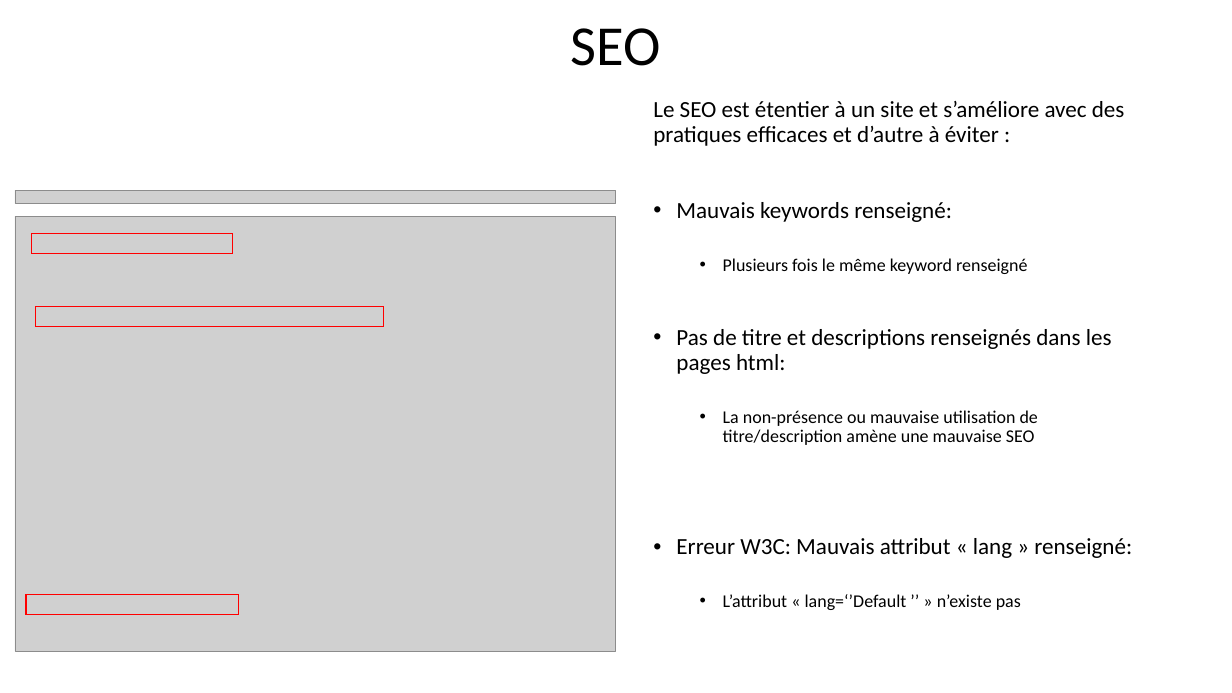
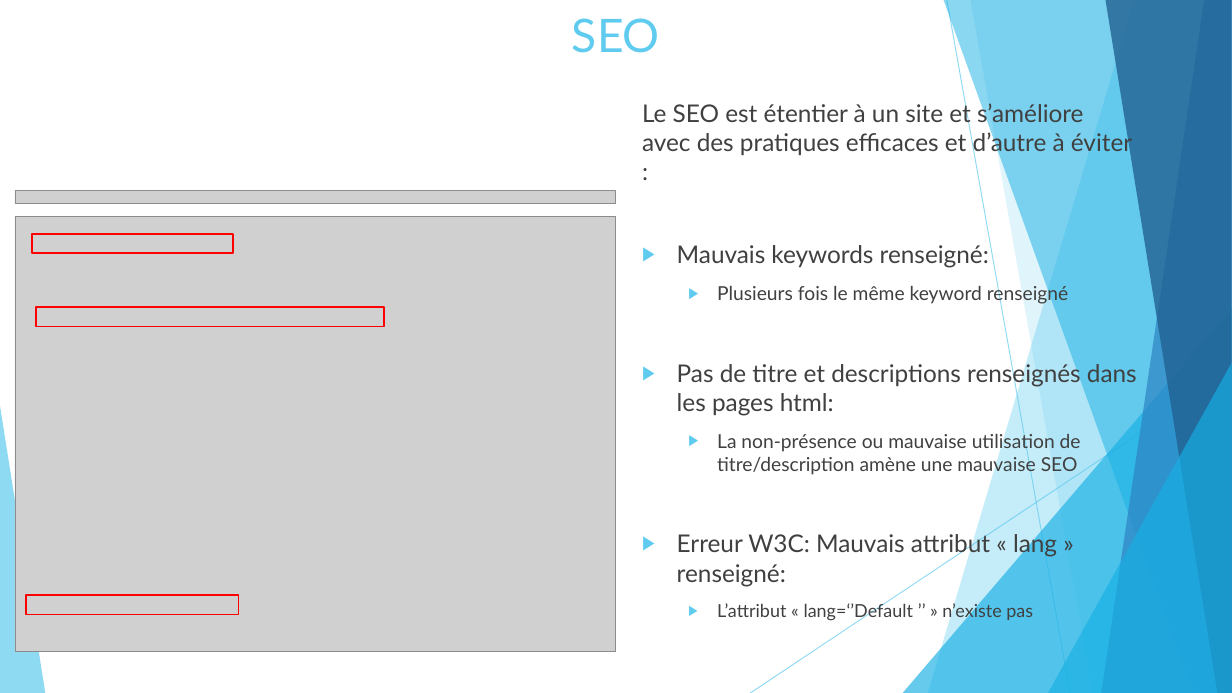
Before and after one commit to KinguBaka/TarikAboulhouda_4_16122020, a slide deck: slide 9 of Optimisez_un_site_web_existant.pptx. Drawn at 1232x693 pixels with LibreOffice and Linux fonts; fonts in the diff are those of the drawing; grey boxes stand for pictures. Boxes give left, top, right and bottom in pixels: in the first picture for what was removed or moved away, otherwise in the second. Text is boxed around its words. In the diff, an @@ line names an element or a change of style, - is before the commit and + after.

```diff
--- a/Optimisez_un_site_web_existant.pptx
+++ b/Optimisez_un_site_web_existant.pptx
@@ title "SEO" at [572, 18, 660, 53]: size 44 to 36 pt, font Calibri to Lato, text colour #000000 to #5FCBEF; line spacing 0.9 to 1; vertical alignment middle to top @@
@@ text "Le SEO est étentier à ...": place and size @@
-text "Le SEO est étentier à ..." at [653, 101, 1132, 610]
+text "Le SEO est étentier à ..." at [642, 100, 1137, 622]
@@ text "Le SEO est étentier à ..." at [642, 100, 1137, 622]: size 18 to 19 pt in "Le SEO est étentier à un site ...", "Mauvais keywords renseigné:", "Pas de titre et descriptions renseignés dans ...", "Erreur W3C: Mauvais attribut « lang » ..."; font Calibri to Lato, text colour #000000 to #404040; size 14 to 15 pt in "Plusieurs fois le même keyword renseigné", "La non-présence ou mauvaise utilisation de titre/description ..."; line spacing 0.9 to 1; bullet • to ▶; more space between paragraphs @@
@@ group added at [0, 0, 1232, 693]: 5 freeform shapes, 3 triangles, 2 lines @@
```
Also in this commit, not shown: 12 other slides changed, 3 slides added, 1 slide removed, 1 other file.
